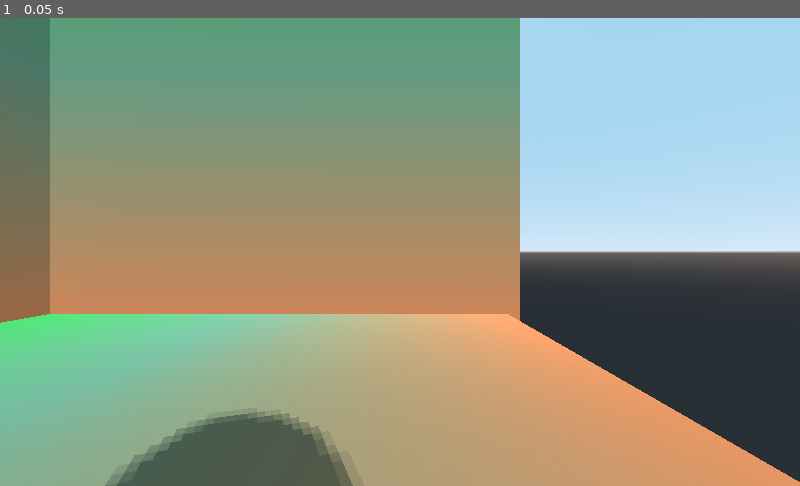
Above: before the commit, frame 1.
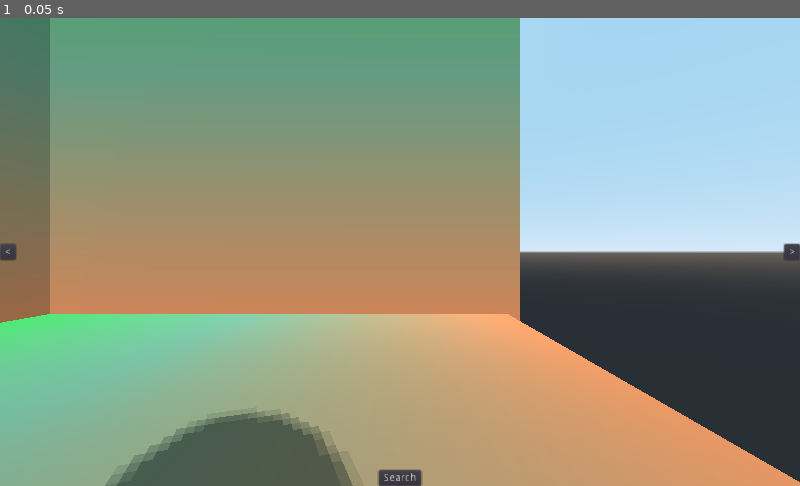
Above: after the commit, the same moment.

Repository: peter201943/starviewer
Game: Godot game, scene res://app/StarViewer.tscn
Two runs of this game, one before a commit and one after it. Both use one fixed random seed, a clock stepped at 60 frames per second and the inputs below.
Inputs:
- Up to frame 1 (0.05 s): no input

The runs differ from the first frame. In frame 1, 0.3% of the frame differs, in the area x 0-100%, y 48-100%.

Commit message:
add some basic sfx; add basic music; add license info; add sfx button playback for 1 screen; add music player; struggling to make ui work (again)

Diff:
--- a/starviewer/app/StarViewer.tscn
+++ b/starviewer/app/StarViewer.tscn
@@ -1,14 +1,13 @@
-[gd_scene load_steps=6 format=2]
+[gd_scene load_steps=7 format=2]
 
 [ext_resource path="res://app/scenes/default/DefaultScene.tscn" type="PackedScene" id=1]
 [ext_resource path="res://app/ui/user_stars_screen/UserStarsScene.tscn" type="PackedScene" id=2]
 [ext_resource path="res://app/ui/search_screen/SearchScreen.tscn" type="PackedScene" id=3]
 [ext_resource path="res://app/ui/star_view/StarView.tscn" type="PackedScene" id=4]
 [ext_resource path="res://app/concepts/camera/StarUser.tscn" type="PackedScene" id=5]
+[ext_resource path="res://assets/songs/stevia-sphere-where-the-magic-happens.ogg" type="AudioStream" id=6]
 
 [node name="StarViewer" type="Spatial"]
-
-[node name="DefaultScene" parent="." instance=ExtResource( 1 )]
 
 [node name="SearchScreen" parent="." instance=ExtResource( 3 )]
 
@@ -16,4 +15,9 @@
 
 [node name="UsersStarScreen" parent="." instance=ExtResource( 2 )]
 
+[node name="DefaultScene" parent="." instance=ExtResource( 1 )]
+
 [node name="StarUser" parent="." instance=ExtResource( 5 )]
+
+[node name="music" type="AudioStreamPlayer" parent="."]
+stream = ExtResource( 6 )
--- a/starviewer/app/ui/star_view/StarView.tscn
+++ b/starviewer/app/ui/star_view/StarView.tscn
@@ -1,5 +1,58 @@
-[gd_scene format=2]
+[gd_scene load_steps=5 format=2]
+
+[ext_resource path="res://app/ui/star_view/star_view.gd" type="Script" id=1]
+[ext_resource path="res://assets/sounds/interface-button-6.wav" type="AudioStream" id=2]
+[ext_resource path="res://assets/sounds/fantasy-ui-button.wav" type="AudioStream" id=3]
+[ext_resource path="res://assets/sounds/arcade-button-press.wav" type="AudioStream" id=4]
 
 [node name="StarView" type="Control"]
 anchor_right = 1.0
 anchor_bottom = 1.0
+script = ExtResource( 1 )
+
+[node name="prev_star" type="Button" parent="."]
+anchor_top = 0.5
+anchor_bottom = 0.5
+margin_top = -10.0
+margin_right = 12.0
+margin_bottom = 10.0
+text = "<"
+
+[node name="next_star" type="Button" parent="."]
+anchor_left = 1.0
+anchor_top = 0.5
+anchor_right = 1.0
+anchor_bottom = 0.5
+margin_left = -20.0
+margin_top = -10.0
+margin_bottom = 10.0
+text = ">"
+
+[node name="search" type="Button" parent="."]
+anchor_left = 0.5
+anchor_top = 1.0
+anchor_right = 0.5
+anchor_bottom = 1.0
+margin_left = -27.0
+margin_top = -20.0
+margin_right = 27.0
+text = "Search"
+
+[node name="sfx_btn_enter" type="AudioStreamPlayer" parent="."]
+stream = ExtResource( 2 )
+
+[node name="sfx_btn_exit" type="AudioStreamPlayer" parent="."]
+stream = ExtResource( 3 )
+
+[node name="sfx_btn_press" type="AudioStreamPlayer" parent="."]
+stream = ExtResource( 4 )
+
+[connection signal="mouse_entered" from="prev_star" to="." method="_on_button_entered"]
+[connection signal="mouse_exited" from="prev_star" to="." method="_on_button_exited"]
+[connection signal="pressed" from="prev_star" to="." method="_on_prev_star_pressed"]
+[connection signal="mouse_entered" from="next_star" to="." method="_on_button_entered"]
+[connection signal="mouse_exited" from="next_star" to="." method="_on_button_exited"]
+[connection signal="pressed" from="next_star" to="." method="_on_next_star_pressed"]
+[connection signal="mouse_entered" from="search" to="." method="_on_button_entered"]
+[connection signal="mouse_exited" from="search" to="." method="_on_button_exited"]
+[connection signal="pressed" from="search" to="." method="_on_search_pressed"]
--- /dev/null
+++ b/starviewer/app/ui/star_view/star_view.gd
@@ -0,0 +1,23 @@
+extends Control
+
+onready var sfx_btn_enter: AudioStreamPlayer = get_node("sfx_btn_enter")
+onready var sfx_btn_exit: AudioStreamPlayer = get_node("sfx_btn_exit")
+onready var sfx_btn_press: AudioStreamPlayer = get_node("sfx_btn_press")
+
+func _on_prev_star_pressed():
+  sfx_btn_press.play()
+  print("TODO open previous star")
+
+func _on_next_star_pressed():
+  sfx_btn_press.play()
+  print("TODO open next star")
+
+func _on_search_pressed():
+  sfx_btn_press.play()
+  print("TODO open search")
+
+func _on_button_entered():
+  sfx_btn_enter.play()
+
+func _on_button_exited():
+  sfx_btn_exit.play()
Not shown, added: starviewer/assets/songs/stevia-sphere-where-the-magic-happens.ogg.import
Not shown, added: starviewer/assets/sounds/arcade-button-press.wav.import
Not shown, added: starviewer/assets/sounds/fantasy-ui-button.wav.import
Not shown, added: starviewer/assets/sounds/interface-button-6.wav.import
Not shown, changed: starviewer/assets/songs/readme.md
Not shown, added: starviewer/assets/songs/stevia-sphere-where-the-magic-happens.ogg
Not shown, added: starviewer/assets/sounds/arcade-button-press.wav
Not shown, added: starviewer/assets/sounds/fantasy-ui-button.wav
Not shown, added: starviewer/assets/sounds/interface-button-6.wav
Not shown, changed: starviewer/assets/sounds/readme.md
